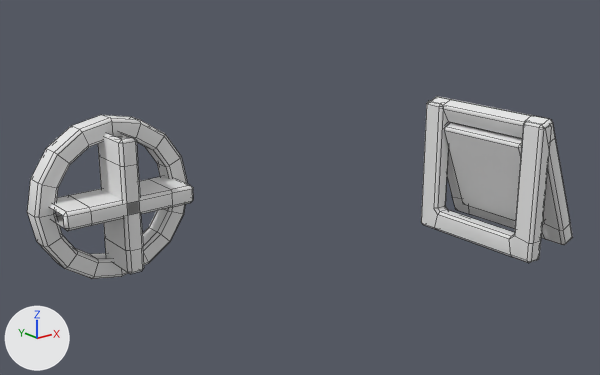
What one commit did to the FBX model Assets/PackageAsset/Honda 1/Glass/SM_Glass_Window_07.fbx.
Before and after are seen from a camera (50 mm lens) standing at (-0.43, -1.053, 1.023) and looking at (0.575, 0.204, 0.52). The lights are fixed; the arrows at lower left show +X, +Y and +Z. Mesh edges are drawn as thin lines. Where no turn or scale is listed for an object, it has been applied to the vertices.

Names of what the first picture shows: 'SM_Glass_Window_07'.
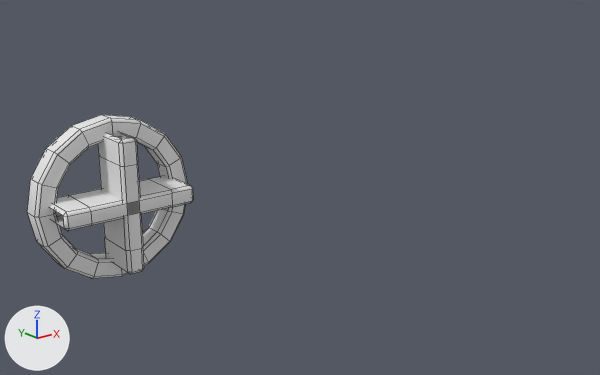
Where the change shows, as pixel boxes (x1, y1, x2, y2) in the pictures (600 x 375 px):
'SM_Glass_Window_07', reshaped (69% narrower, 10% shorter)
    before: (27, 96, 573, 279)
    after: (27, 115, 193, 279)
part 1 of me_cube_090_piece_057, deleted
    before: (431, 96, 573, 245)
part 2 of me_cube_090_piece_057, deleted
    before: (421, 101, 551, 263)
part 3 of me_cube_090_piece_057, deleted
    before: (444, 123, 522, 220)

Edits to the bpy script that builds the scene:
```text
Change me_cube_090_piece_057:
    used by ob_sm_glass_window_07; location = (0.0, 0.0, 0.0)
    remove me_cube_090_piece_057.from_pydata(...)  # 384 vertices, 387 faces; spans x 0.11..1.077, y -0.111..0.473, z 0.329..0.666
    add me_cube_090_piece_057.from_pydata(...)  # 208 vertices, 208 faces; spans x 0.11..0.447, y 0.354..0.473, z 0.329..0.666
    me_cube_090_piece_057 part 1: the loose piece of 88 vertices spanning x 0.931..1.077, y -0.111..0.198, z 0.373..0.663 is deleted
    me_cube_090_piece_057 part 2: the loose piece of 64 vertices spanning x 0.925..0.963, y -0.111..0.198, z 0.363..0.655 is deleted
    me_cube_090_piece_057 part 3: the loose piece of 24 vertices spanning x 0.931..1.043, y -0.063..0.149, z 0.408..0.615 is deleted
    me_cube_090_piece_057 part 4: the surface is now shaded flat
```
